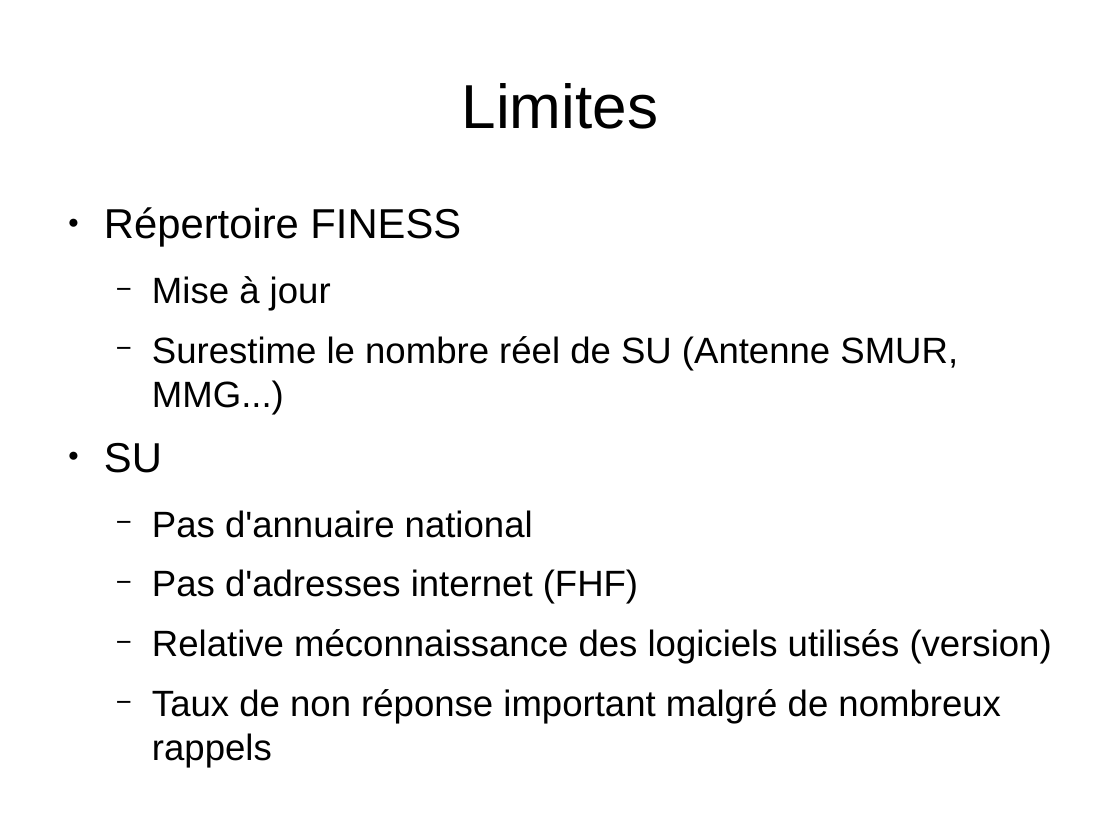
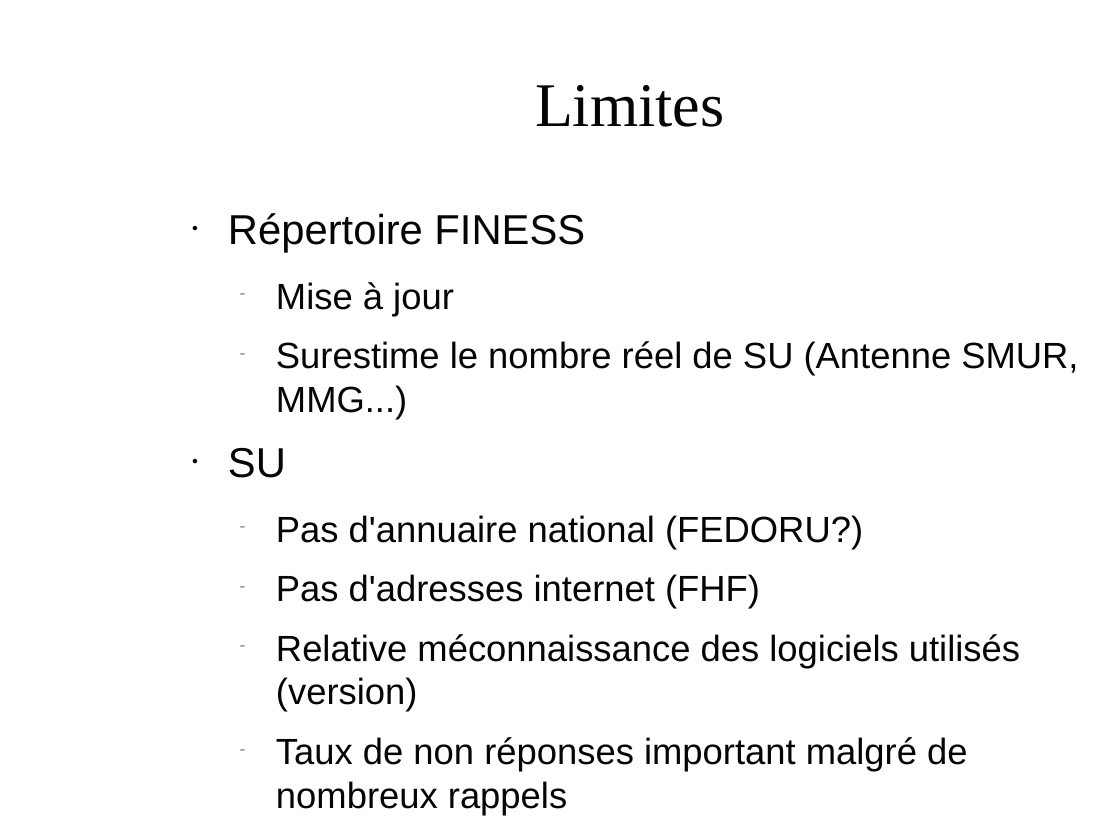
Before and after one commit to jcrb/InformatisationSU, a slide deck: slide 3 of Logiciels RPU.odp. Drawn at 1120x840 pixels with LibreOffice and Linux fonts; fonts in the diff are those of the drawing; background and template pictures are left out. Boxes give left, top, right and bottom in pixels: in the first picture for what was removed or moved away, otherwise in the second. Text is boxed around its words. In the diff, an @@ line names an element or a change of style, - is before the commit and + after.

```diff
--- a/Logiciels RPU.odp
+++ b/Logiciels RPU.odp
@@ title "Limites": place and size @@
-title "Limites" at bbox=[462, 83, 659, 129]
+title "Limites" at bbox=[535, 85, 724, 127]
@@ title "Limites" at bbox=[535, 85, 724, 127]: font Arial to Times New Roman, text colour #000000 to #050505 @@
@@ text "Répertoire FINESS": place and size @@
-text "Répertoire FINESS" at bbox=[104, 207, 1052, 767]
+text "Répertoire FINESS" at bbox=[228, 213, 1078, 815]
@@ text at bbox=[228, 213, 1078, 712]: text colour #000000 to #050505 in "Répertoire FINESS", "Mise à jour", "Surestime le nombre réel de SU (Antenne ...", "SU" and 2 more places; size 25.9 to 25.8 pt in "Mise à jour", "Surestime le nombre réel de SU (Antenne ...", "Pas d'adresses internet (FHF)", "Relative méconnaissance des logiciels utilisés (version)"; bullet colour #000000 to #050505 @@
@@ text at bbox=[276, 515, 863, 549]: text changed; size 25.9 to 25.8 pt; text colour #000000 to #050505 @@
-  − Pas d'annuaire national
+  − Pas d'annuaire national (FEDORU?)
@@ text at bbox=[276, 737, 967, 815]: text changed; size 25.9 to 25.8 pt; text colour #000000 to #050505 @@
-  − Taux de non réponse important malgré de nombreux rappels
+  − Taux de non réponses important malgré de nombreux rappels
```
Also in this commit, not shown: 6 other slides changed, 4 slides added, 3 slides removed, 12 other files.
